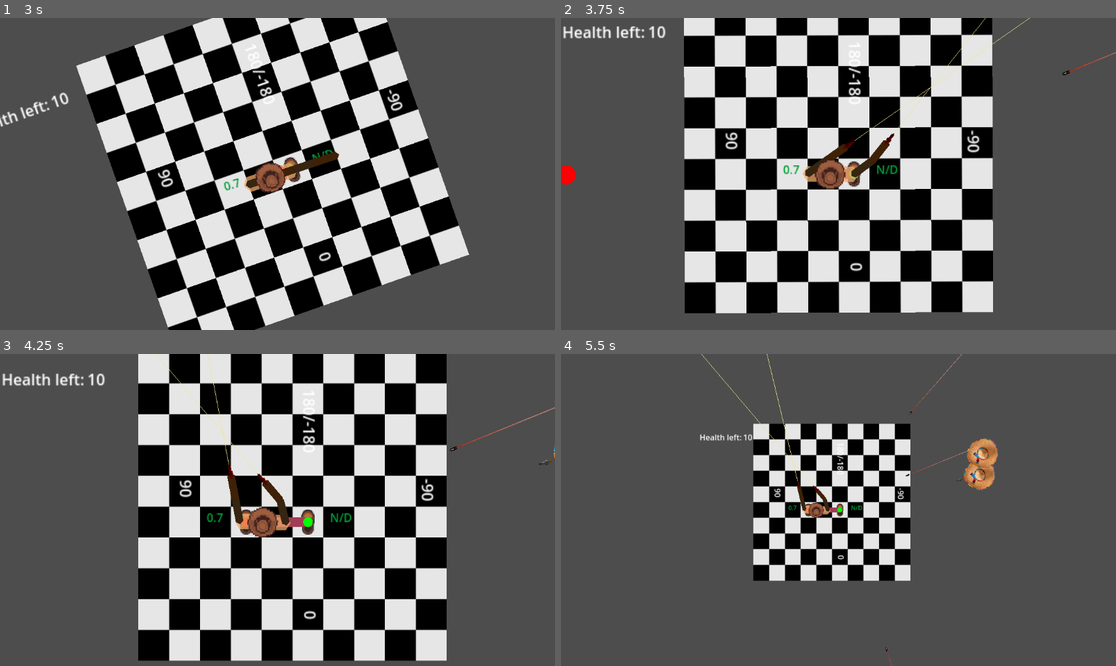
Above: before the commit, frames 1-4 (two rows, left to right).
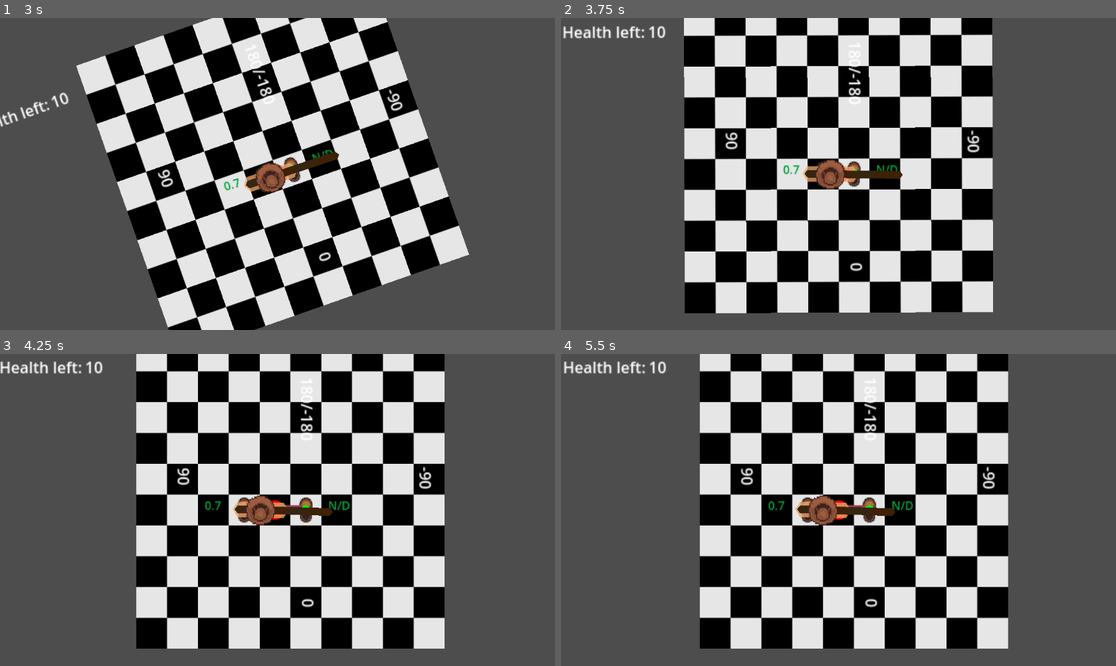
Above: after the commit, the same moments.

Repository: Meatplanter/Kelp_44
Game: Godot game, scene res://game.tscn
Two runs of this game, one before a commit and one after it. Both use one fixed random seed, a clock stepped at 60 frames per second and the inputs below.
Inputs:
- Up to frame 1 (3 s): hold D (LS_move_right) 0.53-1.28 s; hold Shift (TargettingMode) 0.53-1.28 s; tap Enter at 1.25 s; hold X (LS_move_down) 1.28-2.03 s; tap M (ChangeMode) at 1.35 s; tap Shift (TargettingMode) at 1.55, 2.85 s; hold D (LS_move_right) 2.03-2.78 s; hold Shift (TargettingMode) 2.03-2.78 s; hold Q (LS_move_leftup) from 2.78 s (still down)
- Up to frame 2 (3.75 s): release Q (LS_move_leftup) at 3.53 s; hold A (LS_move_left) from 3.53 s (still down); hold M (ChangeMode) from 3.53 s (still down)
- Up to frame 3 (4.25 s): keep holding A (LS_move_left); keep holding M (ChangeMode); tap Shift (TargettingMode) at 3.8 s
- Up to frame 4 (5.5 s): release M (ChangeMode) at 4.28 s; tap Shift (TargettingMode) at 4.35 s; release A (LS_move_left) at 5.03 s; hold X (LS_move_down) from 5.03 s (still down); hold Shift (TargettingMode) from 5.03 s (still down)

Frame 1 is identical in both runs. In frame 2, 1.0% of the frame differs, in the area x 0-100%, y 0-54%; in frame 3, 27%; in frame 4, 47%, in the area x 0-81%, y 0-100%.

Commit message:
Targetting mode cont.

Diff:
--- a/camera_2d.gd
+++ b/camera_2d.gd
@@ -1,7 +1,6 @@
 extends Camera2D
 
 var normal_zoom := Vector2(2,2)
-
 
 func targetting_mode(a: Vector2, b: Vector2):
 	var newFocus = (Vector2(EnemyManager.maxX,EnemyManager.maxY)+Vector2(EnemyManager.minX,EnemyManager.minY))*0.5
@@ -15,11 +14,22 @@
 	var scale_x = rect.size.x / viewport_size.x
 	var scale_y = rect.size.y / viewport_size.y
 
-	#if camera state = 0 or 2?
 	var scale = max(scale_x, scale_y)
-	#else var scale = min(scale_x, scale_y)?
 
-	zoom = normal_zoom / max(scale,1.0)
+	if Global.cameraState == 0 or Global.cameraState == 2:
+		zoom = normal_zoom / max(scale,1.0)
+		#print(zoom)
+		#print(scale_x,"   ",scale_y)
+
+	#elif Global.cameraState == 1 or Global.cameraState == 3:
+		#zoom = normal_zoom / max(scale,1.0) / 1.78
+	elif Global.cameraState == 1 or Global.cameraState == 3 && scale > 1:
+		#print("boom")
+		zoom = normal_zoom / max(scale,1.0) / 1.78
+	elif Global.cameraState == 1 or Global.cameraState == 3 && scale < 1:
+		#print("bonk")
+		zoom = normal_zoom / max(scale,1.0)
+		#print(scale_x,"   ",scale_y)
 
 
 func _process(delta):
--- a/enemy_manager.gd
+++ b/enemy_manager.gd
@@ -27,10 +27,10 @@
 	get_enemies()
 	for enemy in enemies:
 		if enemy.global_position.x > maxX:
-			maxX = enemy.global_position.x
+			maxX = enemy.global_position.x +32
 		if enemy.global_position.x < minX:
-			minX = enemy.global_position.x
+			minX = enemy.global_position.x -32
 		if enemy.global_position.y > maxY:
-			maxY = enemy.global_position.y
+			maxY = enemy.global_position.y +32
 		if enemy.global_position.y < minY:
-			minY = enemy.global_position.y
+			minY = enemy.global_position.y -32
--- a/global.gd
+++ b/global.gd
@@ -8,7 +8,7 @@
 var CharBodyNode = null
 var RightShoeNode = null
 var LeftShoeNode = null
-var gameMode = 1 # 0 = spawn bullets 1 = spawn enemies
+var gameMode = 2 # 0 = spawn bullets 1 = spawn enemies
 var bulletsDodged = 0
 var enemiesKilled = 0
 var cameraState = 0 #0 looking up, 1 looking right, 2 looking down, 3 looking left
